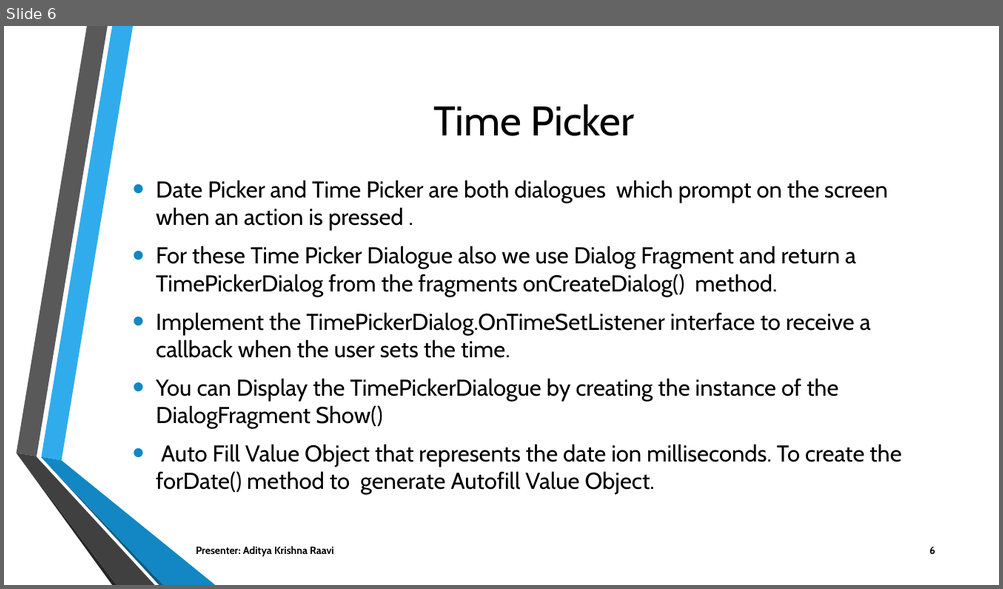
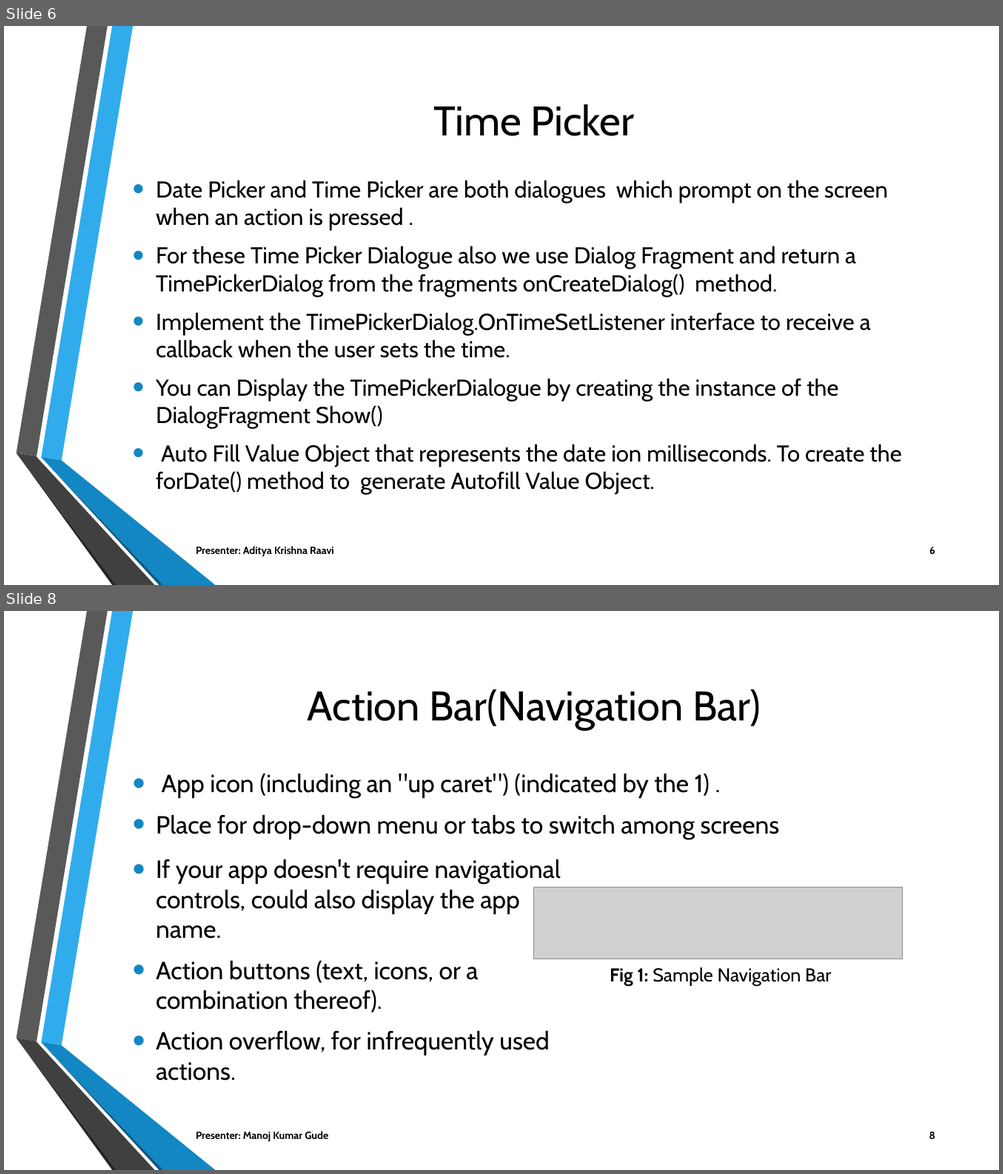
Before and after one commit to Sec03Team05Fall22GDP1/FreebiesforNewbies, a slide deck: Project_Files/Sprint10/FREEBIES FOR NEWBIES Workshop2 (1).pptx. Shown one above the other, each under a label of ours: slide 6 before the commit, slides 6 and 8 after it; the slides between them are not shown. The pictures are 1003x589 and 1003x1174 pixels, drawn with LibreOffice and Linux fonts; fonts in the diff are those of the drawing; grey boxes stand for pictures; background and template pictures are left out. Boxes give left, top, right and bottom in pixels: in the first picture for what was removed or moved away, otherwise in the second. Text is boxed around its words. In the diff, an @@ line names an element or a change of style, - is before the commit and + after.

```diff
--- a/Project_Files/Sprint10/FREEBIES FOR NEWBIES Workshop2 (1).pptx
+++ b/Project_Files/Sprint10/FREEBIES FOR NEWBIES Workshop2 (1).pptx
@@ slide 8 added at bbox=[4, 611, 999, 1170], background picture (left out); not listed: 6 template elements that a slide beside it also shows @@
@@ title added at bbox=[307, 689, 760, 729], 40 pt, text #000000 @@
+Action Bar(Navigation Bar)
@@ text added at bbox=[156, 773, 780, 840], 24 pt, text #000000 @@
+• App icon (including an "up caret") (indicated by the 1) .
+• Place for drop-down menu or tabs to switch among screens
@@ text added at bbox=[156, 859, 560, 1081], 24 pt, text #000000 @@
+• If your app doesn't require navigational controls, could also display the app name.
+• Action buttons (text, icons, or a combination thereof).
+• Action overflow, for infrequently used actions.
@@ picture added at bbox=[534, 887, 902, 959] @@
@@ text added at bbox=[609, 968, 831, 986], 18 pt, text #000000 @@
+Fig 1: Sample Navigation Bar
@@ text added at bbox=[196, 1131, 328, 1142], 10 pt, text #000000, bold @@
+Presenter: Manoj Kumar Gude
@@ page number added at bbox=[929, 1132, 935, 1139], 10 pt, text #000000, bold @@
+8
```
Also in this commit, not shown: 3 other slides added.
